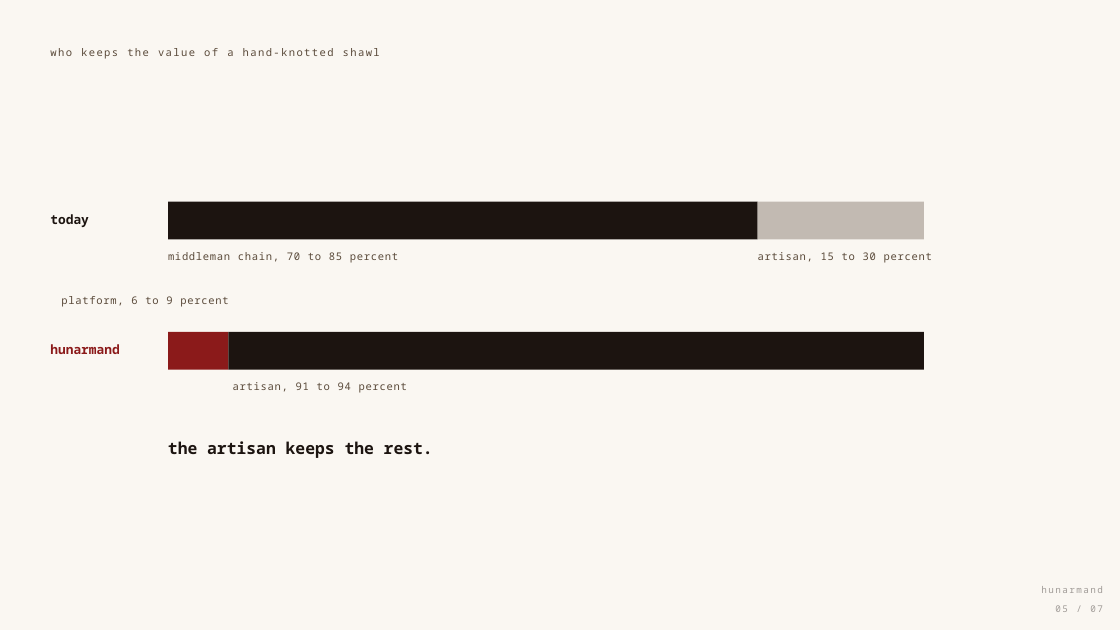
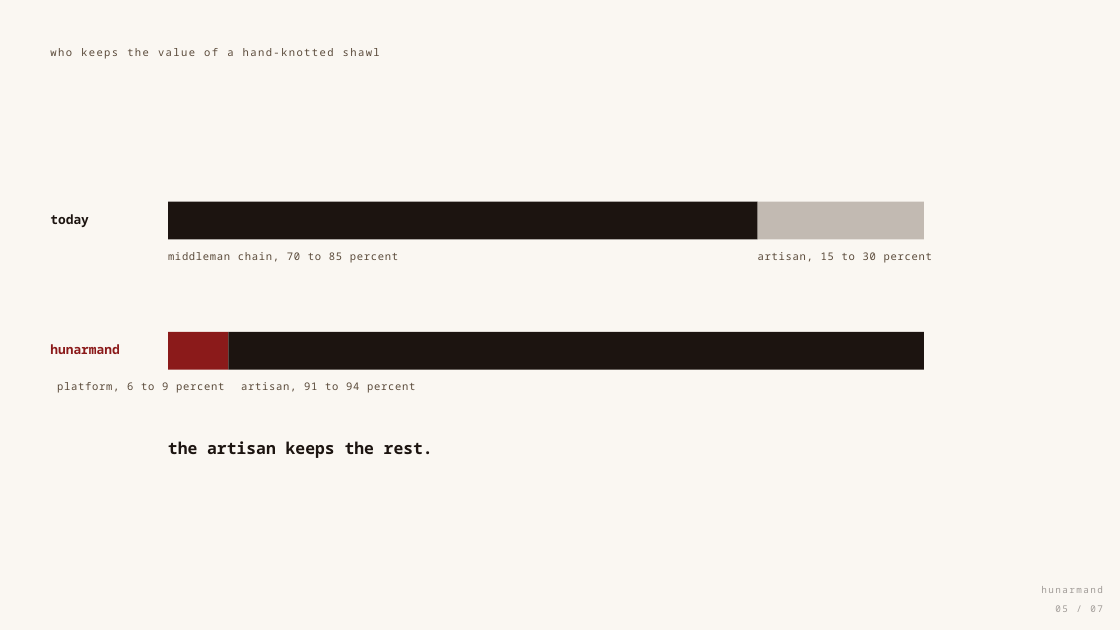
Before and after one commit to 0xSalik/rootprint, a slide deck: slide 5 of presentation/hunarmand.pptx. Drawn at 1120x630 pixels with LibreOffice and Linux fonts; fonts in the diff are those of the drawing. Boxes give left, top, right and bottom in pixels: in the first picture for what was removed or moved away, otherwise in the second. Text is boxed around its words. In the diff, an @@ line names an element or a change of style, - is before the commit and + after.

```diff
--- a/presentation/hunarmand.pptx
+++ b/presentation/hunarmand.pptx
@@ text "platform, 6 to 9 percent": place and size @@
-text "platform, 6 to 9 percent" at [61,296,228,307]
+text "platform, 6 to 9 percent" at [57,382,224,393]
@@ text "artisan, 91 to 94 percent": place and size @@
-text "artisan, 91 to 94 percent" at [233,382,407,393]
+text "artisan, 91 to 94 percent" at [241,382,415,393]
```
Also in this commit, not shown: 2 other slides changed, 3 other files.
